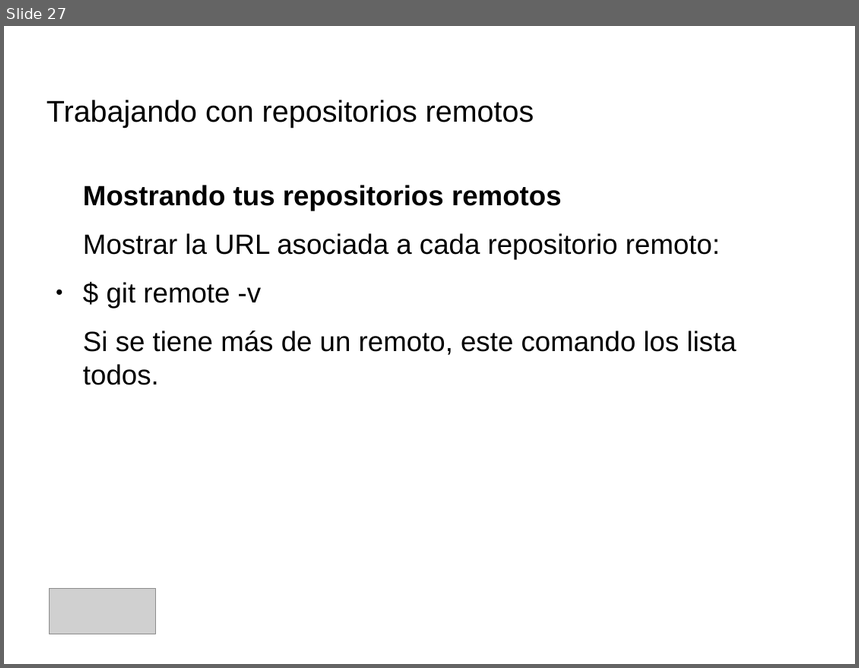
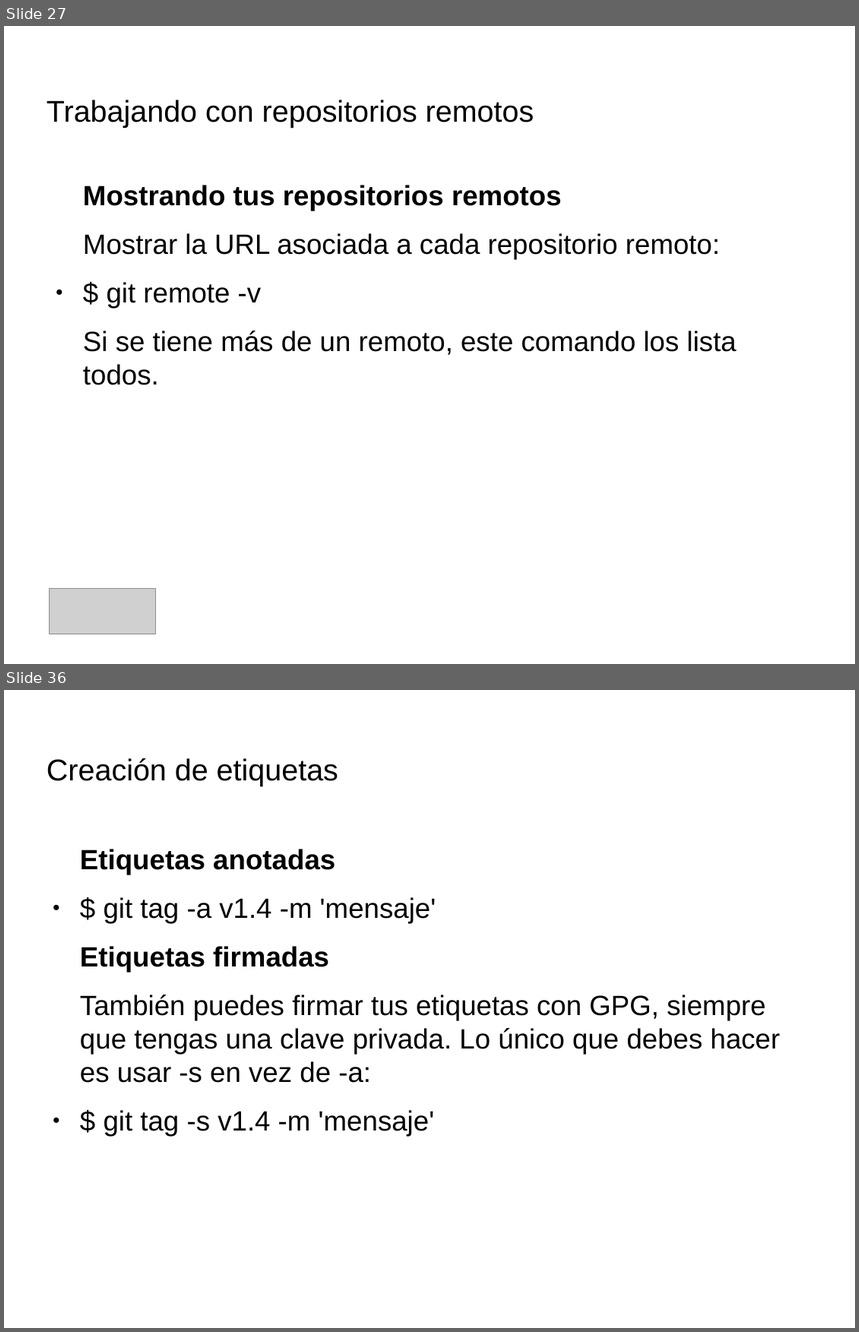
Before and after one commit to IllanPedro/Hardware, a slide deck: CursoGIT,GITHUB,SOURCETREE/Precentacion_Git.odp. Shown one above the other, each under a label of ours: slide 27 before the commit, slides 27 and 36 after it; the slides between them are not shown. The pictures are 859x668 and 859x1332 pixels, drawn with LibreOffice and Linux fonts; fonts in the diff are those of the drawing; grey boxes stand for pictures; background and template pictures are left out. Boxes give left, top, right and bottom in pixels: in the first picture for what was removed or moved away, otherwise in the second. Text is boxed around its words. In the diff, an @@ line names an element or a change of style, - is before the commit and + after.

```diff
--- a/CursoGIT,GITHUB,SOURCETREE/Precentacion_Git.odp
+++ b/CursoGIT,GITHUB,SOURCETREE/Precentacion_Git.odp
@@ slide 36 added at [4,690,855,1328], background picture (left out) @@
@@ title added at [47,758,338,787], 28 pt, text #000000 @@
+Creación de etiquetas
@@ text added at [80,849,781,1137], 26 pt, text #000000 @@
+Etiquetas anotadas
+● $ git tag -a v1.4 -m 'mensaje'
+Etiquetas firmadas
+También puedes firmar tus etiquetas con GPG, siempre que tengas una clave privada. Lo único que debes hacer es usar -s en vez de -a:
+● $ git tag -s v1.4 -m 'mensaje'
```
Also in this commit, not shown: 8 slides changed, 3 other slides added, 1 other file.
